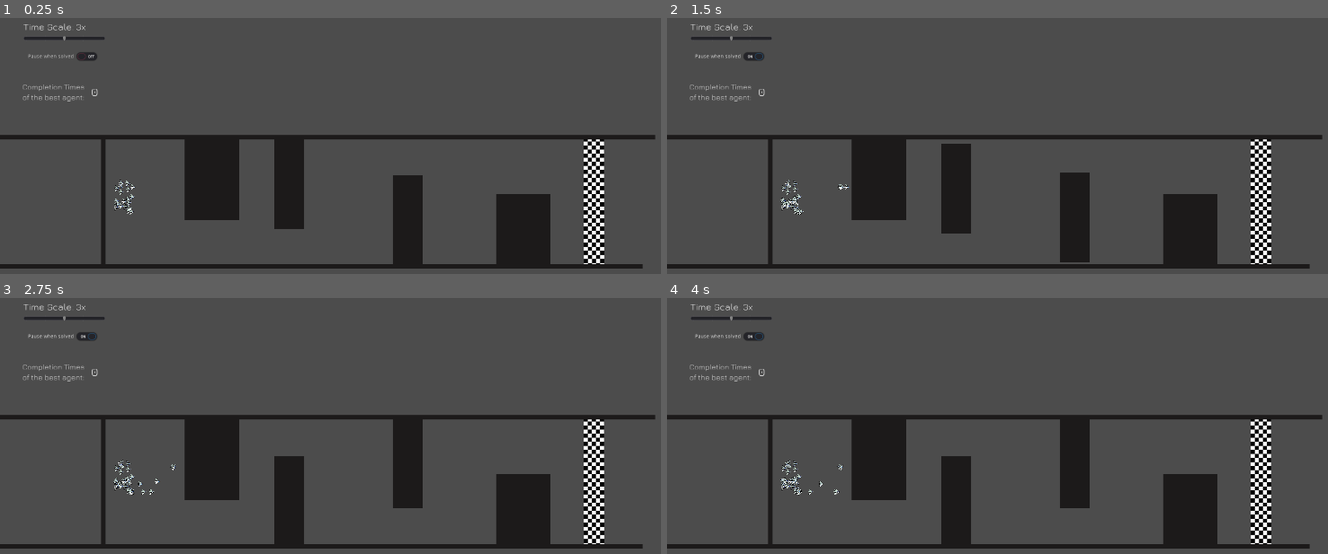
Above: before the commit, frames 1-4 (two rows, left to right).
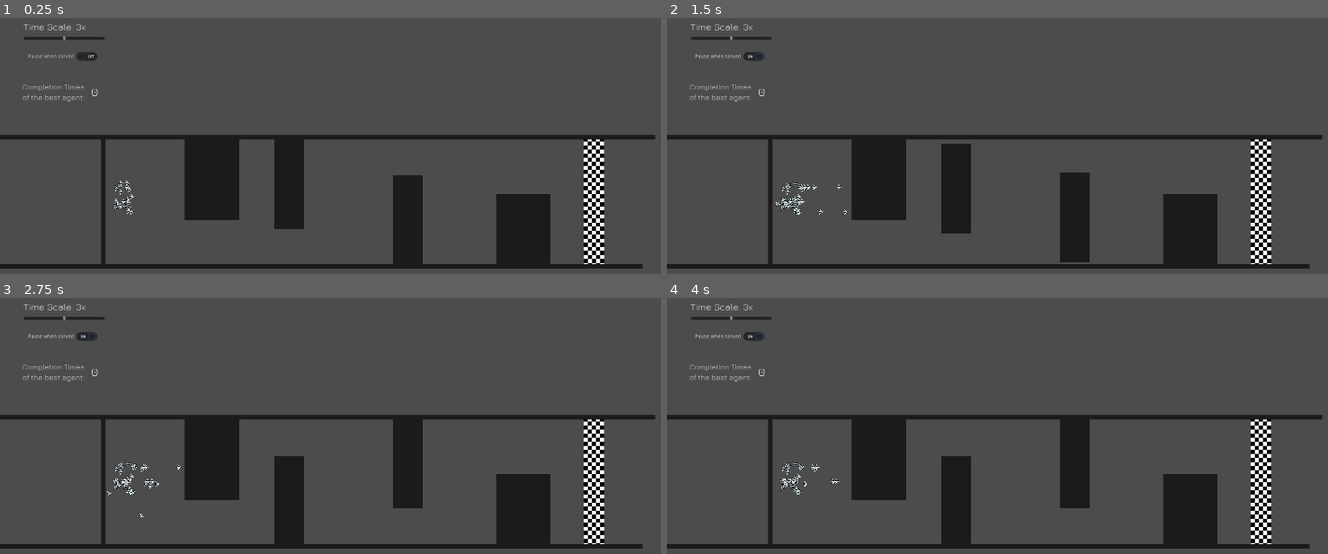
Above: after the commit, the same moments.

Repository: a0x77ry/plasmata
Game: Godot game, scene res://games/navigation-game/level-moving-obstacles/level-moving-obstacles.tscn
Same seed, same stepped clock (60 frames per second), same inputs: the game is played once before the commit and once after it. This scene is started directly instead of the project's main scene.
Inputs (mouse positions are in pixels of both pictures, inside the frame that each line leads up to):
- Up to frame 1 (0.25 s): no input
- Up to frame 2 (1.5 s): tap Enter (ui_accept) at 0.5, 0.77 s; move the mouse to (1182, 189) at 0.52 s; press the mouse at (1182, 189) at 0.53 s; release the mouse at (1182, 189) at 1.25 s; click "Pause when solved" at 1.25 s
- Up to frame 3 (2.75 s): move the mouse to (218, 510) at 2.02 s; tap Mouse wheel up (zoom_in) at 2.1 s; tap Enter (ui_accept) at 2.27 s
- Up to frame 4 (4 s): move the mouse to (1096, 400) at 2.77 s; hold Mouse wheel down (zoom_out) 2.78-3.53 s; move the mouse to (outside the picture) at 3.52 s; click (outside the picture) at 3.6 s; tap Enter (ui_accept) at 3.77 s

The runs differ from the first frame. In frame 1, less than 0.1% of the frame differs, in the area x 17-21%, y 63-77%; in frame 2, 0.2%; in frame 3, 0.2%, in the area x 16-28%, y 63-86%; in frame 4, 0.2%.

Commit message:
Improve combat agent. Fix bugs and adjust nav agent.

Diff:
--- a/agent.tscn
+++ b/agent.tscn
@@ -47,12 +47,11 @@
 collision_mask = 2
 
 [node name="SpawnTimer" type="Timer" parent="."]
-wait_time = 4.0
+wait_time = 2.0
 autostart = true
 
 [node name="DeathTimer" type="Timer" parent="."]
-wait_time = 22.0
-one_shot = true
+wait_time = 20.0
 autostart = true
 
 [node name="TeleportTimer" type="Timer" parent="."]
--- a/games/combat-game/combat-agent.gd
+++ b/games/combat-game/combat-agent.gd
@@ -41,6 +41,7 @@
 var real_speed := 0.0
 var real_lateral_speed := 0.0
 
+
 func _ready():
   assert(genome != null, "genome is not initialized in combat agent")
   nn = NN.new(genome)
@@ -163,24 +164,28 @@
     rl_col_normal_angle = 0.0
     if ray_left.is_colliding():
       var distance = global_position.distance_to(ray_left.get_collision_point())
+      var col = ray_left.get_collider()
 
       if nn_activated_inputs.has("rl_col_normal_angle"):
         var col_normal = ray_left.get_collision_normal()
         rl_col_normal_angle = col_normal.angle() / PI
 
-      ray_left_distance = (abs(ray_left.cast_to.y) - distance) / abs(ray_left.cast_to.y)
+      if col.is_in_group("normal_walls"):
+        ray_left_distance = (abs(ray_left.cast_to.y) - distance) / abs(ray_left.cast_to.y)
 
   if nn_activated_inputs.has("ray_right_distance") || nn_activated_inputs.has("rr_col_normal_angle"):
     ray_right_distance = 0.0 # is was 1.0
     rr_col_normal_angle = 0.0
     if ray_right.is_colliding():
       var distance = global_position.distance_to(ray_right.get_collision_point())
+      var col = ray_right.get_collider()
 
       if nn_activated_inputs.has("rr_col_normal_angle"):
         var col_normal = ray_right.get_collision_normal()
         rr_col_normal_angle = col_normal.angle() / PI
 
-      ray_right_distance = (ray_right.cast_to.y - distance) / ray_right.cast_to.y
+      if col.is_in_group("normal_walls"):
+        ray_right_distance = (ray_right.cast_to.y - distance) / ray_right.cast_to.y
 
   if nn_activated_inputs.has("ray_f_up_right_distance") || nn_activated_inputs.has("rfu_col_normal_angle"):
     ray_f_up_right_distance = 0.0
@@ -189,12 +194,14 @@
       var distance = global_position.distance_to(ray_f_up_right.get_collision_point())
       var ray_length = Vector2.ZERO.distance_to(Vector2(ray_f_up_right.cast_to.x,
           ray_f_up_right.cast_to.y))
+      var col = ray_f_up_right.get_collider()
 
       if nn_activated_inputs.has("rfu_col_normal_angle"):
         var col_normal = ray_f_up_right.get_collision_normal()
         rfu_col_normal_angle = col_normal.angle() / PI
 
-      ray_f_up_right_distance = (ray_length - distance) / ray_length
+      if col.is_in_group("normal_walls"):
+        ray_f_up_right_distance = (ray_length - distance) / ray_length
 
   if nn_activated_inputs.has("ray_f_down_right_distance") || nn_activated_inputs.has("rfd_col_normal_angle"):
     ray_f_down_right_distance = 0.0
@@ -203,12 +210,14 @@
       var distance = global_position.distance_to(ray_f_down_right.get_collision_point())
       var ray_length = Vector2.ZERO.distance_to(Vector2(ray_f_down_right.cast_to.x,
           ray_f_down_right.cast_to.y))
+      var col = ray_f_down_right.get_collider()
 
       if nn_activated_inputs.has("rfd_col_normal_angle"):
         var col_normal = ray_f_down_right.get_collision_normal()
         rfu_col_normal_angle = col_normal.angle() / PI
 
-      ray_f_down_right_distance = (ray_length - distance) / ray_length
+      if col.is_in_group("normal_walls"):
+        ray_f_down_right_distance = (ray_length - distance) / ray_length
 
   if nn_activated_inputs.has("move_forward_input"):
     # move_forward_input = clamp(velocity.x, 0, speed_limit) / speed_limit
@@ -219,7 +228,7 @@
     move_right_input = clamp(real_lateral_speed, -lateral_speed_limit, lateral_speed_limit) / lateral_speed_limit
 
   if nn_activated_inputs.has("turn_right_input"):
-    turn_right_input = nn_rotation / rotation_speed_limit
+    turn_right_input = (nn_rotation / rotation_speed_limit) * (get_physics_process_delta_time() * rotation_speed)
     # turn_right_input = rotation / PI
 
   if nn_activated_inputs.has("shooting_input"):
--- a/games/navigation-game/level-moving-obstacles/level-moving-obstacles.gd
+++ b/games/navigation-game/level-moving-obstacles/level-moving-obstacles.gd
@@ -2,7 +2,7 @@
 
 
 func _enter_tree():
-  # randomize()
+  randomize()
   input_names = [
     "rotation",
 
@@ -23,17 +23,17 @@
     "ray_left_distance_mw",
     "ray_right_distance_mw",
 
-    "ray_f_distance_complement",
-    "ray_f_up_right_distance_complement",
-    "ray_f_down_right_distance_complement",
-    "ray_left_distance_complement",
-    "ray_right_distance_complement",
-
-    "ray_f_distance_mw_complement",
-    "ray_f_up_right_distance_mw_complement",
-    "ray_f_down_right_distance_mw_complement",
-    "ray_left_distance_mw_complement",
-    "ray_right_distance_mw_complement",
+    # "ray_f_distance_complement",
+    # "ray_f_up_right_distance_complement",
+    # "ray_f_down_right_distance_complement",
+    # "ray_left_distance_complement",
+    # "ray_right_distance_complement",
+    #
+    # "ray_f_distance_mw_complement",
+    # "ray_f_up_right_distance_mw_complement",
+    # "ray_f_down_right_distance_mw_complement",
+    # "ray_left_distance_mw_complement",
+    # "ray_right_distance_mw_complement",
 
     "rf_col_normal_angle",
     "rl_col_normal_angle",
--- a/scripts/agent.gd
+++ b/scripts/agent.gd
@@ -71,7 +71,7 @@
 # var area_extents
 # var spawning_area_position
 var mw1_starting_up_y: float
-var mw1_starting_down_y: float
+var mw2_starting_down_y: float
 var mw_distance: float = 95.0
 var mwall_1
 var mwall_2
@@ -92,7 +92,7 @@
     mw1_starting_up_y = mwall_1.position.y
   if nn_activated_inputs.has("mwall_2_ascent_completion"):
     mwall_2 = get_parent().get_parent().get_node("Walls/MovingWall2")
-    mw1_starting_down_y = mwall_2.position.y
+    mw2_starting_down_y = mwall_2.position.y
 
   if spawn_timer_to_set != 0.0:
     spawn_timer.wait_time = spawn_timer_to_set
@@ -484,7 +484,7 @@
 
       if nn_activated_inputs.has("rfd_col_normal_angle"):
         var col_normal = ray_f_down_right.get_collision_normal()
-        rfu_col_normal_angle = col_normal.angle() / PI
+        rfd_col_normal_angle = col_normal.angle() / PI
 
       # if col.is_in_group("normal_walls"):
       #   ray_f_down_right_distance = (ray_length - distance) / ray_length
@@ -511,13 +511,14 @@
 
   if nn_activated_inputs.has("mwall_1_descent_completion") || \
       nn_activated_inputs.has("mwall_1_ascent_completion"):
-    mwall_1_descent_completion = 1.0 - (abs(mw1_starting_up_y - mwall_1.position.y) / mw_distance)
     mwall_1_ascent_completion = abs(mw1_starting_up_y - mwall_1.position.y) / mw_distance
+    mwall_1_descent_completion = 1.0 - mwall_1_ascent_completion
 
   if nn_activated_inputs.has("mwall_2_ascent_completion") || \
       nn_activated_inputs.has("mwall_2_descent_completion"):
-    mwall_2_ascent_completion = abs(mw1_starting_down_y - mwall_2.position.y) / mw_distance
-    mwall_2_descent_completion = 1.0 - abs(mw1_starting_down_y - mwall_2.position.y) / mw_distance
+    mwall_2_ascent_completion = abs(mw2_starting_down_y - mwall_2.position.y) / mw_distance
+    # mwall_2_descent_completion = 1.0 - (abs(mw2_starting_down_y - mwall_2.position.y) / mw_distance)
+    mwall_2_descent_completion = 1.0 - mwall_2_ascent_completion
 
   var inp_dict = {
         "rotation": newrot,
